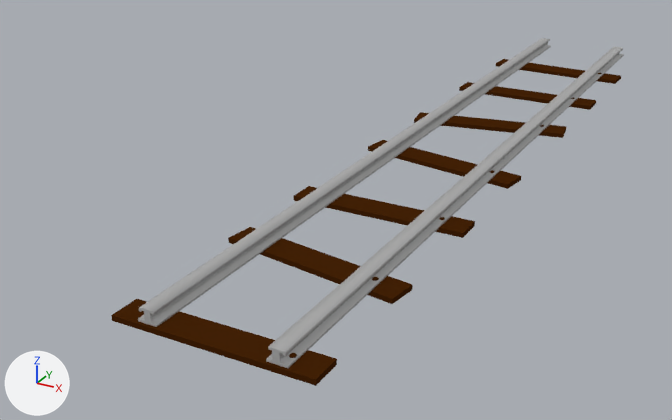
What one commit did to the Blender file oldgoldmine-scene/Obstacles/Obstacle_left.blend.
One viewpoint serves both versions: a 50 mm lens placed at (7.27, -9.35, 7.17), pointed at (-2.05, 7.58, -1.3). The lights are fixed; the arrows at lower left show +X, +Y and +Z.

Objects in the first picture: 'Rails', 'WoodenCrossbars'.
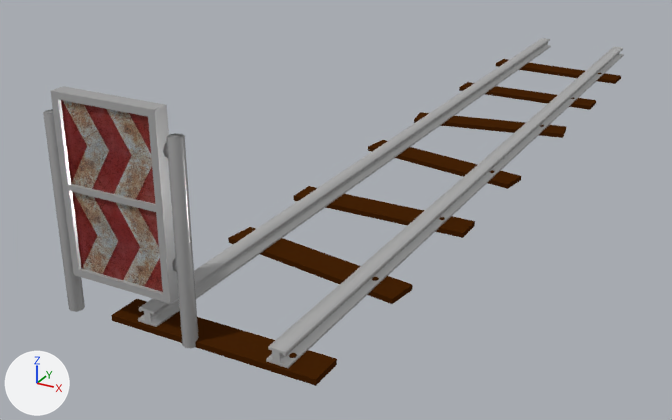
Commit message: left obstacle

Pixel boxes [x1, y1, x2, y2] of what changed, in the pictures (672 x 420 px):
'panel', added: after [50, 86, 179, 304]
    faces in mat_info (picture img_curva_a_sinistra_jpg): [61, 100, 163, 292]
    faces in mat_rustedelements (its picture is missing): [50, 86, 179, 304]
'stakes', added: after [43, 109, 199, 348]
'hinges.001', added: after [163, 142, 177, 272]

The change, as a list of edits to the scene's bpy script:
```text
Add img_pipe_ironnormalmap_jpg:
    img_pipe_ironnormalmap_jpg = load_image('pipe_ironNormalMap.jpg', '../Pipe/pipe_ironNormalMap.jpg', 1024, 1024, 'Non-Color')
Add img_curva_a_sinistra_jpg:
    img_curva_a_sinistra_jpg = load_image('curva a sinistra.jpg', 'curva a sinistra.jpg', 600, 518, 'sRGB')
Add mat_rustedelements:
    mat_rustedelements = bpy.data.materials.new('RustedElements')
    # uses the picture img_pipe_ironnormalmap_jpg
Add mat_info:
    mat_info = diffuse_material('Info')
    mat_info.texture = img_curva_a_sinistra_jpg
Add me_cube:
    me_cube.from_pydata(...)  # 80 vertices, 72 faces; spans x -1.0..1.32, y -1.55..1.0, z -1.42..0.53
    # faces by material slot: [70, 2]
    me_cube.materials.append(mat_rustedelements)  # its picture is missing
    me_cube.materials.append(mat_info)  # picture img_curva_a_sinistra_jpg
Add me_cylinder_004:
    me_cylinder_004.from_pydata(...)  # an 8-sided cylinder along z spanning x -1.0..1.0, y -1.0..1.0, z 2.7..4.7; an 8-sided cylinder along z spanning x -1.0..1.0, y -1.0..1.0, z -24.2..-22.2; an 8-sided cylinder along z spanning x -16.6..-14.6, y -1.0..1.0, z 2.7..4.7; an 8-sided cylinder along z spanning x -16.6..-14.6, y -1.0..1.0, z -24.2..-22.2
    me_cylinder_004.polygons.foreach_set('use_smooth', [True] * 40)
    me_cylinder_004.materials.append(mat_rustedelements)  # its picture is missing
Add me_cylinder_001:
    me_cylinder_001.from_pydata(...)  # 32 vertices, 20 faces; spans x -20.7..4.1, y -1.2..1.2, z -0.5..2.8
    me_cylinder_001.polygons.foreach_set('use_smooth', [True] * 20)
    me_cylinder_001.materials.append(mat_rustedelements)  # its picture is missing
Add ob_panel:
    ob_panel = bpy.data.objects.new('panel', me_cube)
    ob_panel.parent = ob_hinges_001
    ob_panel.matrix_parent_inverse = Matrix(((0.0, 0.0, -8.908, 9.494), (0.0, 13.79, 0.0, -0.399), (13.79, 0.0, 0.0, -29.76), (0.0, 0.0, 0.0, 1.0)))
    ob_panel.location = (1.327, 0.0, 2.641)
    ob_panel.scale = (0.801, 0.1, 1.5)
Add ob_hinges_001:
    ob_hinges_001 = bpy.data.objects.new('hinges.001', me_cylinder_004)
    ob_hinges_001.parent = ob_stakes
    ob_hinges_001.matrix_parent_inverse = Matrix(((10.0, 0.0, 0.0, -22.9), (0.0, 10.0, 0.0, 0.0), (0.0, 0.0, 1.0, -0.818), (0.0, 0.0, 0.0, 1.0)))
    ob_hinges_001.location = (2.166, 0.0289, 1.586)
    ob_hinges_001.rotation_euler = (0.0, 1.571, 0.0)  # degrees (0, 90, 0)
    ob_hinges_001.scale = (0.112, 0.0725, 0.0725)
Add ob_stakes:
    ob_stakes = bpy.data.objects.new('stakes', me_cylinder_001)
    ob_stakes.location = (-2.28, 0.0, 0.3)
    ob_stakes.scale = (-0.1, 0.1, 1.0)
```
